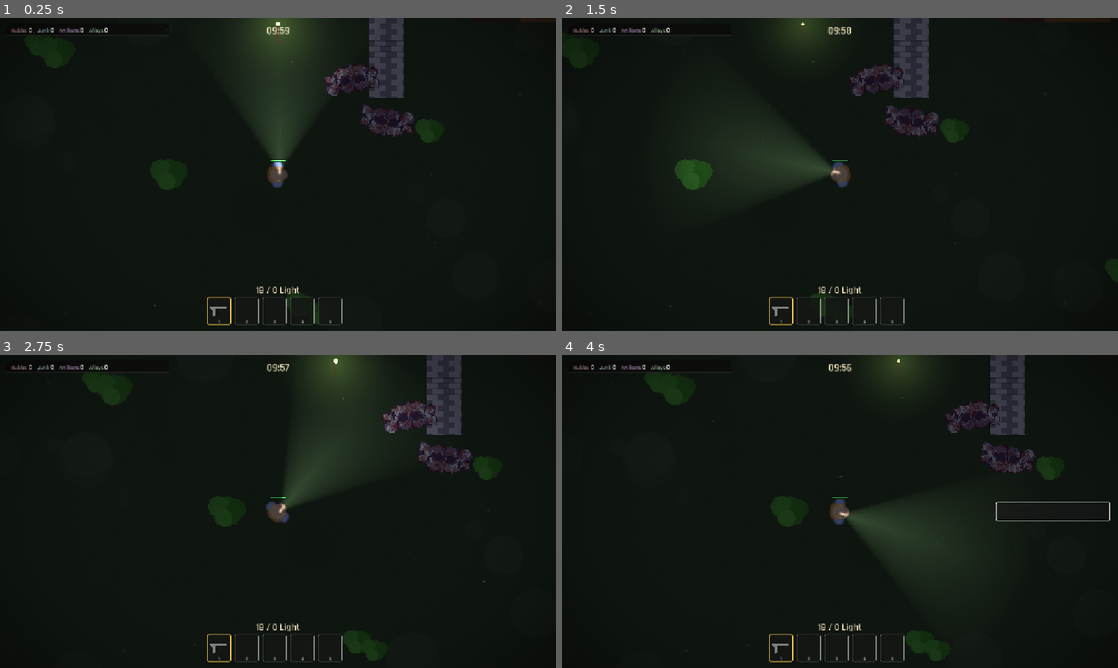
Above: before the commit, frames 1-4 (two rows, left to right).
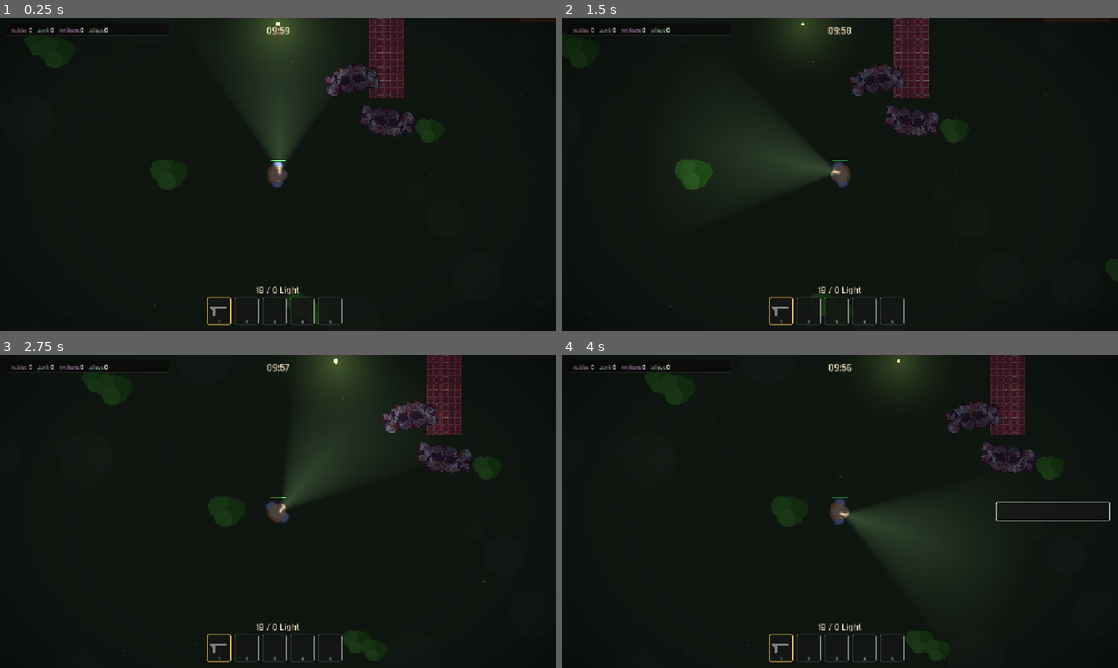
Above: after the commit, the same moments.

Repository: deadsecv1/DeadSector
Game: Godot game, scene res://scenes/Main.tscn
Same seed, same stepped clock (60 frames per second), same inputs: the game is played once before the commit and once after it. This scene is started directly instead of the project's main scene.
Inputs (mouse positions are in pixels of both pictures, inside the frame that each line leads up to):
- Up to frame 1 (0.25 s): no input
- Up to frame 2 (1.5 s): tap F at 0.5, 1.25 s; move the mouse to (962, 158) at 0.52 s; hold D 0.53-1.25 s; tap Z at 0.6 s; click (962, 158) at 0.67 s; tap Space at 0.77, 1.07 s; drag from (728, 190) to (956, 130) at 1.27 s
- Up to frame 3 (2.75 s): tap F at 2 s; move the mouse to (333, 442) at 2.02 s; hold A from 2.03 s (still down); tap Shift at 2.1 s
- Up to frame 4 (4 s): release A at 2.75 s; tap F at 2.75, 3.5 s; drag from (812, 574) to (1006, 458) at 2.77 s; move the mouse to (1006, 558) at 3.52 s; hold D from 3.53 s (still down); tap Enter at 3.6 s; tap Space at 3.77 s

The runs differ from the first frame. In frame 1, 1.1% of the frame differs, in the area x 66-73%, y 0-26%; in frame 2, 1.1%, in the area x 59-66%, y 0-26%; in frame 3, 1.1%; in frame 4, 1.0%.

Commit message:
Add real sprite art for world props (barrels, crates, debris, walls)
Barrel.gd and Crate.gd each pick a random real-art variant (weathered
barrels, colored ammo crates) for visual variety, falling back to the
original vector shape if art is missing, same convention as Car.gd.
DebrisStash.gd gets a real rubble-pile sprite in place of its vector
polygon, and its clear-debris fade now targets whichever visual is
actually on screen (was hardcoded to the vector node, which would have
silently done nothing once a sprite replaced it).

Wall.gd already had an res://assets/wall_tile.png fallback hook from
an earlier session but no asset ever backed it - added a seamless
16x16 brick tile (cropped from a tileset sheet, verified it repeats
cleanly) plus nearest-neighbor filtering so it stays crisp when tiled,
matching the source pack's pixel art. This upgrades every "building"
in every map for free, since they're all built from Wall.tscn instances.

Co-Authored-By: Claude Sonnet 5 <noreply@anthropic.com>

Diff:
--- a/scripts/Barrel.gd
+++ b/scripts/Barrel.gd
@@ -1,12 +1,36 @@
 extends Node2D
 
-# A simple rusted barrel decoration - procedural, no image needed. Purely
-# visual dressing, same non-blocking approach as Crate.gd.
+# A simple rusted barrel decoration - purely visual dressing, same
+# non-blocking approach as Crate.gd. Falls back to a procedural vector
+# barrel if no external art is present.
 
 @export var barrel_radius: float = 16.0
 @export var barrel_color: Color = Color(0.32, 0.28, 0.12, 1)
 
+const VARIANT_COUNT := 4
+
+func _ready() -> void:
+	_try_load_external_sprite()
+
+# --- Optional external art: picks a random weathered variant
+# (res://assets/props/barrel_<1-4>.png) for visual variety across the
+# many barrels scattered around the maps.
+func _try_load_external_sprite() -> void:
+	var path := "res://assets/props/barrel_%d.png" % (randi() % VARIANT_COUNT + 1)
+	if not ResourceLoader.exists(path):
+		return
+	var tex: Texture2D = load(path)
+	if tex == null:
+		return
+	var sprite := Sprite2D.new()
+	sprite.texture = tex
+	sprite.texture_filter = CanvasItem.TEXTURE_FILTER_NEAREST
+	sprite.scale = Vector2(2.2, 2.2)
+	add_child(sprite)
+
 func _draw() -> void:
+	if has_node("Sprite2D"):
+		return
 	draw_circle(Vector2.ZERO, barrel_radius, barrel_color)
 	draw_arc(Vector2.ZERO, barrel_radius, 0.0, TAU, 24, Color(0, 0, 0, 0.55), 2.0)
 	draw_circle(Vector2.ZERO, barrel_radius * 0.62, Color(0, 0, 0, 0.18))
--- a/scripts/Crate.gd
+++ b/scripts/Crate.gd
@@ -1,11 +1,35 @@
 extends Node2D
 
-# A simple wooden crate decoration - procedural, no image needed.
+# A simple crate decoration. Falls back to a procedural vector box if no
+# external art is present.
 
 @export var box_size: float = 30.0
 @export var box_color: Color = Color(0.32, 0.22, 0.13, 1)
 
+const VARIANT_COUNT := 3
+
+func _ready() -> void:
+	_try_load_external_sprite()
+
+# --- Optional external art: picks a random ammo-crate color variant
+# (res://assets/props/crate_<1-3>.png) for visual variety across the
+# many crates scattered around the maps.
+func _try_load_external_sprite() -> void:
+	var path := "res://assets/props/crate_%d.png" % (randi() % VARIANT_COUNT + 1)
+	if not ResourceLoader.exists(path):
+		return
+	var tex: Texture2D = load(path)
+	if tex == null:
+		return
+	var sprite := Sprite2D.new()
+	sprite.texture = tex
+	sprite.texture_filter = CanvasItem.TEXTURE_FILTER_NEAREST
+	sprite.scale = Vector2(3.2, 3.2)
+	add_child(sprite)
+
 func _draw() -> void:
+	if has_node("Sprite2D"):
+		return
 	var h := box_size / 2.0
 	draw_rect(Rect2(-h, -h, box_size, box_size), box_color)
 	draw_rect(Rect2(-h, -h, box_size, box_size), Color(0, 0, 0, 0.5), false, 2.0)
--- a/scripts/DebrisStash.gd
+++ b/scripts/DebrisStash.gd
@@ -19,12 +19,33 @@
 
 @onready var debris_poly: Polygon2D = $Debris
 @onready var prompt: Label = $Prompt
+@onready var debris_visual: CanvasItem = $Debris
 
 func _ready() -> void:
 	prompt.visible = false
 	body_entered.connect(_on_entered)
 	body_exited.connect(_on_exited)
 	_update_prompt()
+	_try_load_external_sprite()
+
+# --- Optional external art: if res://assets/props/debris.png exists, use
+# it in place of the vector rubble pile. debris_visual is repointed to
+# whichever node is actually on screen so _clear_debris() fades the
+# right one.
+func _try_load_external_sprite() -> void:
+	var path := "res://assets/props/debris.png"
+	if not ResourceLoader.exists(path):
+		return
+	var tex: Texture2D = load(path)
+	if tex == null:
+		return
+	var sprite := Sprite2D.new()
+	sprite.texture = tex
+	sprite.texture_filter = CanvasItem.TEXTURE_FILTER_NEAREST
+	sprite.scale = Vector2(2.5, 2.5)
+	add_child(sprite)
+	debris_poly.visible = false
+	debris_visual = sprite
 
 func _update_prompt() -> void:
 	if searched:
@@ -56,8 +77,8 @@
 
 func _clear_debris() -> void:
 	cleared = true
-	var tw := debris_poly.create_tween()
-	tw.tween_property(debris_poly, "modulate:a", 0.0, 0.6)
+	var tw := debris_visual.create_tween()
+	tw.tween_property(debris_visual, "modulate:a", 0.0, 0.6)
 	Sfx.play_door()
 	_update_prompt()
 
--- a/scripts/Wall.gd
+++ b/scripts/Wall.gd
@@ -34,6 +34,7 @@
 		return false
 	var sprite := Sprite2D.new()
 	sprite.texture = tex
+	sprite.texture_filter = CanvasItem.TEXTURE_FILTER_NEAREST
 	sprite.centered = true
 	sprite.region_enabled = true
 	sprite.region_rect = Rect2(0, 0, size.x, size.y)
Binary file added: assets/props/barrel_1.png
Not shown, added: assets/props/barrel_1.png.import
Binary file added: assets/props/barrel_2.png
Not shown, added: assets/props/barrel_2.png.import
Binary file added: assets/props/barrel_3.png
Not shown, added: assets/props/barrel_3.png.import
Binary file added: assets/props/barrel_4.png
Not shown, added: assets/props/barrel_4.png.import
Binary file added: assets/props/crate_1.png
Not shown, added: assets/props/crate_1.png.import
Binary file added: assets/props/crate_2.png
Not shown, added: assets/props/crate_2.png.import
(and 6 more such lines)
